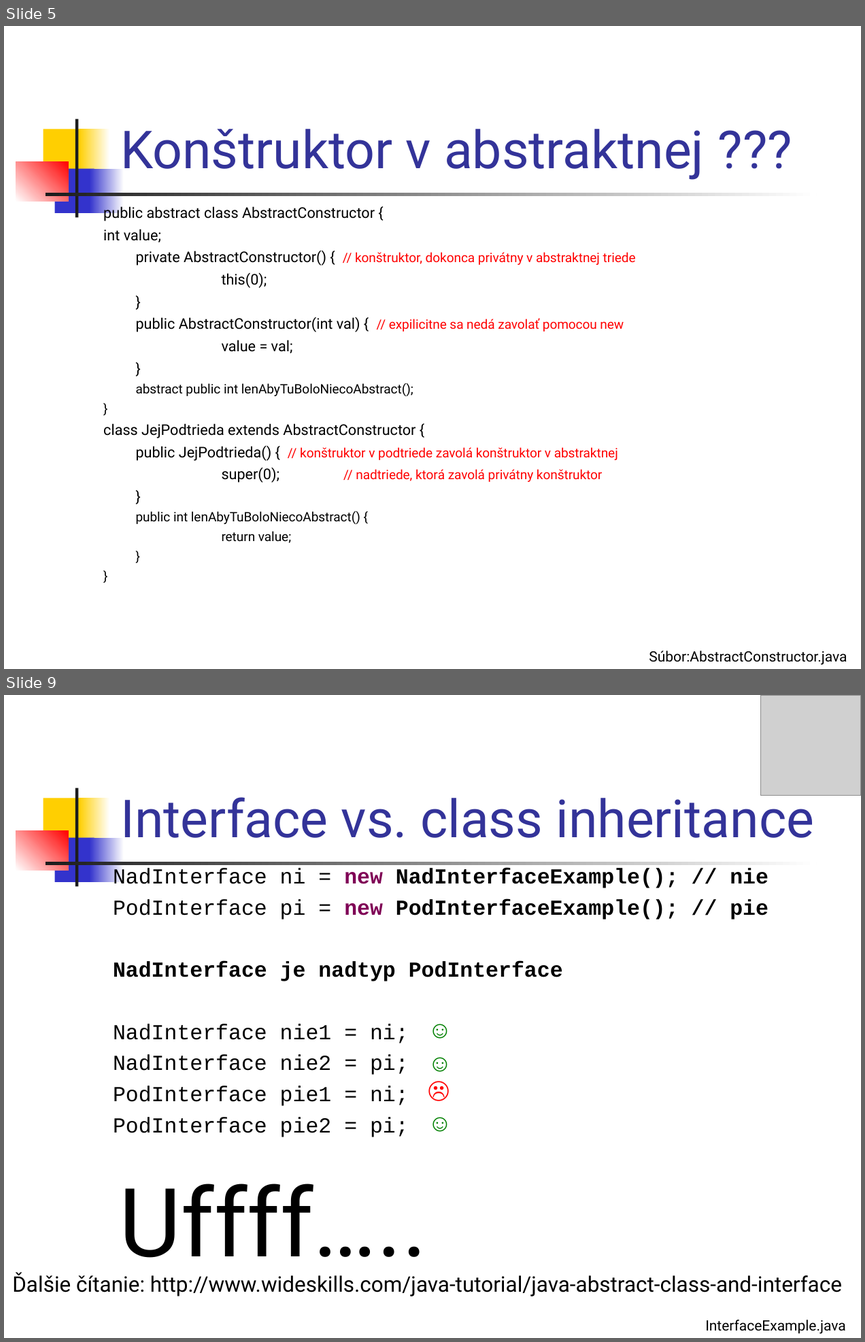
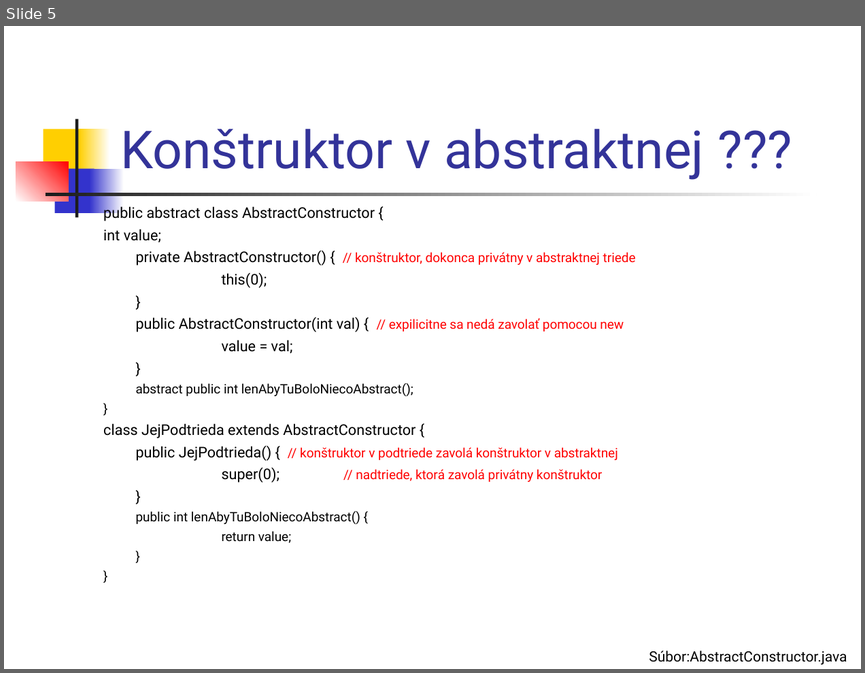
Before and after one commit to Programovanie4/Prednasky, a slide deck: 05/05_java.ppt. Shown one above the other, each under a label of ours: slides 5 and 9 before the commit, slide 5 after it; the slides between them are not shown. The pictures are 865x1342 and 865x673 pixels, drawn with LibreOffice and Linux fonts; fonts in the diff are those of the drawing; grey boxes stand for pictures. Boxes give left, top, right and bottom in pixels: in the first picture for what was removed or moved away, otherwise in the second. Text is boxed around its words. In the diff, an @@ line names an element or a change of style, - is before the commit and + after.

```diff
--- a/05/05_java.ppt
+++ b/05/05_java.ppt
@@ slide 9 removed at (4,695,861,1338), background #FFFFFF; not listed: 7 template elements that a slide beside it also shows @@
@@ picture removed at (761,695,861,795) @@
@@ title removed at (120,790,814,838) @@
-Interface vs. class inheritance
@@ text removed at (113,868,768,1137) @@
-NadInterface ni = new NadInterfaceExample(); // nie
-PodInterface pi = new PodInterfaceExample(); // pie
-NadInterface je nadtyp PodInterface
-NadInterface nie1 = ni;
-NadInterface nie2 = pi;
-PodInterface pie1 = ni;
-PodInterface pie2 = pi;
@@ text removed at (419,1009,456,1047) @@
-☺
@@ text removed at (419,1043,456,1081) @@
-☺
@@ text removed at (419,1070,456,1108) @@
-☹
@@ text removed at (419,1104,456,1141) @@
-☺
@@ text removed at (120,1183,427,1278) @@
-Uffff…..
@@ text removed at (12,1272,842,1296) @@
-Ďalšie čítanie: http://www.wideskills.com/java-tutorial/java-abstract-class-and-interface
@@ text removed at (705,1319,846,1334) @@
-InterfaceExample.java
```
Also in this commit, not shown: 4 slides changed, 3 slides added, 3 other slides removed, 1 other file.
